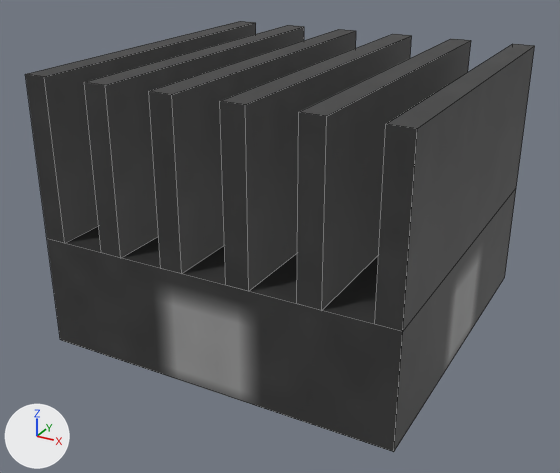
An edit to the Blender file assets/eln/model/passiveThermalDissipatorA/passivethermaldissipatora.blend, drawn before and after from the same camera.
One viewpoint serves both versions: a 50 mm camera at (0.955, -1.859, 0.648) aimed at (-0.027, -0.074, -0.245). Lighting does not change. The marker at lower left points along +X, +Y and +Z. Mesh edges are drawn as thin lines.

Names of what the first picture shows: 'main'.
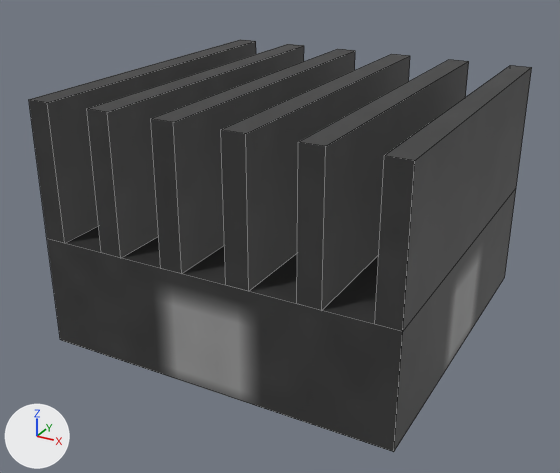
Changed parts and their boxes [x1, y1, x2, y2] in the pictures (560 x 473 px; the box of a moved part takes in the faces that stretch with it):
'main', reshaped: before [25, 21, 535, 452]; after [29, 39, 532, 452]
part 1 of me_main, moved or reshaped: before [25, 21, 535, 281]; after [29, 39, 532, 281]

What the commit changed:
me_main has 56 vertices, 36 faces and spans x -0.5..0.5, y -0.5..0.5, z -0.5..0.25.
me_main is used by ob_main; location (0.0, 0.0, 0.0).
me_main part 1: all 24 vertices in x -0.5..0.5, y -0.5..0.5, z 0.25 are moved by (0.0, 0.0, -0.062).
